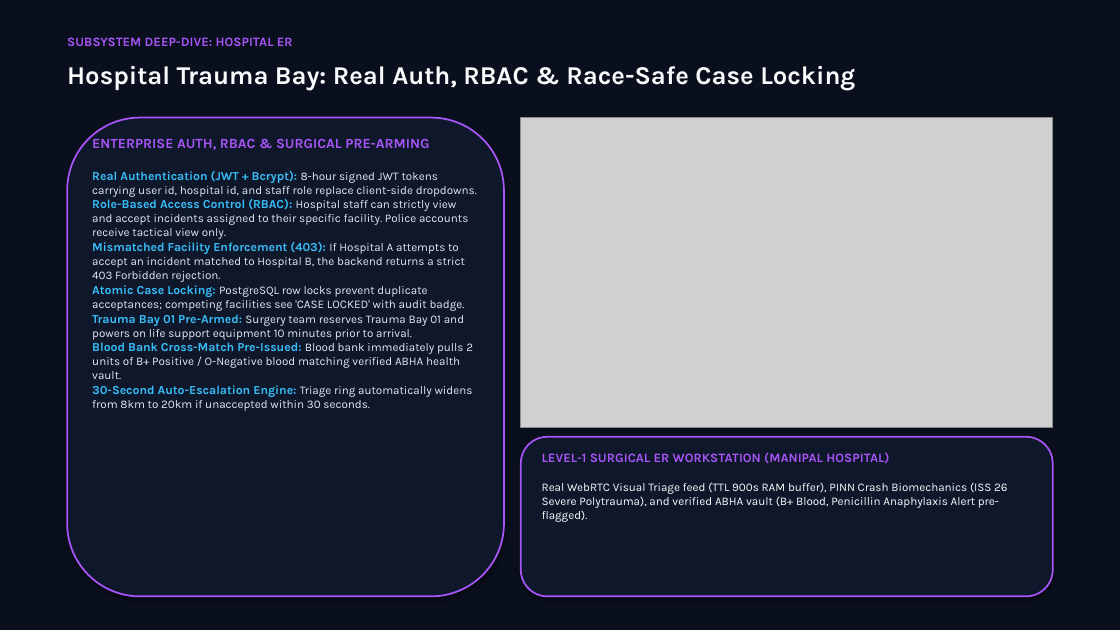
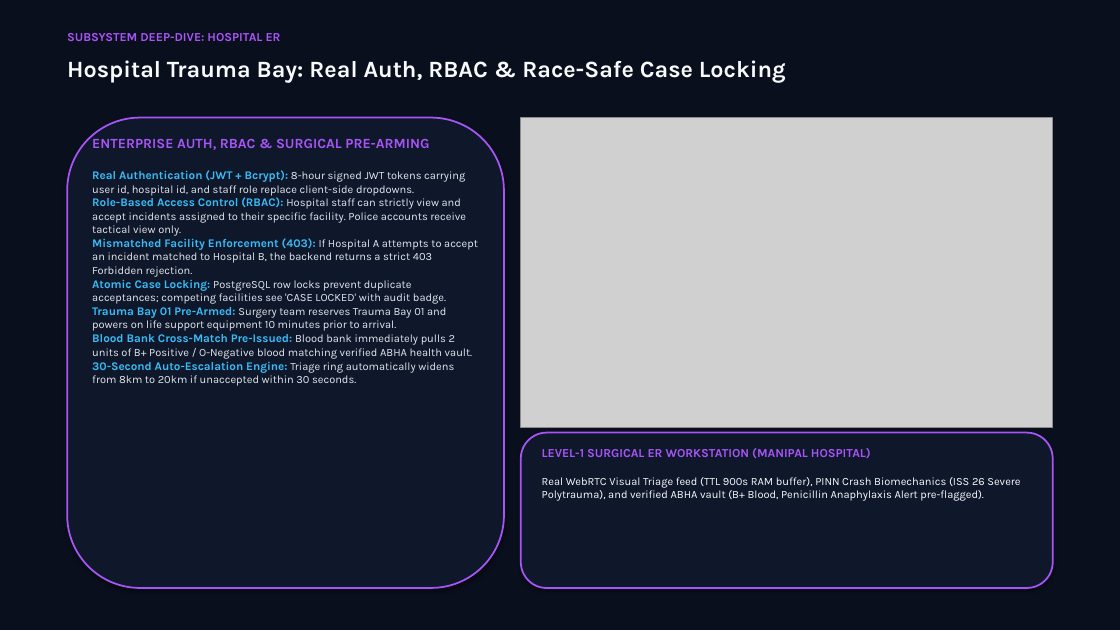
Before and after one commit to StevinJoseph22/Rakshak-AI, a slide deck: slide 12 of Vikist Blueprint/2. PITCH FILES/Rakshak_AI_Master_Presentation.pptx (slide 10 before the commit). Drawn at 1120x630 pixels with LibreOffice and Linux fonts; fonts in the diff are those of the drawing; grey boxes stand for pictures. Boxes give left, top, right and bottom in pixels: in the first picture for what was removed or moved away, otherwise in the second. Text is boxed around its words. In the diff, an @@ line names an element or a change of style, - is before the commit and + after.

```diff
--- a/Vikist Blueprint/2. PITCH FILES/Rakshak_AI_Master_Presentation.pptx
+++ b/Vikist Blueprint/2. PITCH FILES/Rakshak_AI_Master_Presentation.pptx
@@ text "SUBSYSTEM DEEP-DIVE: HOSPITAL ER" at bbox=[67, 33, 281, 41]: size 11 to 10.5 pt @@
@@ text "Hospital Trauma Bay: Real Auth, ..." at bbox=[67, 60, 786, 83]: size 22 to 20 pt @@
@@ rounded rectangle: place and size @@
-rounded rectangle at bbox=[67, 118, 504, 597]
+rounded rectangle at bbox=[67, 118, 504, 588]
@@ text at bbox=[92, 170, 478, 386]: size 10.5 to 10 pt in "Real Authentication (JWT + Bcrypt):", "Role-Based Access Control (RBAC):", "Mismatched Facility Enforcement (403):", "Atomic Case Locking:" and 3 more places; size 10 to 9.5 pt in "8-hour signed JWT tokens carrying user id, ...", "Hospital staff can strictly view and accept ...", "If Hospital A attempts to accept an ...", "PostgreSQL row locks prevent duplicate acceptances; competin ..." and 3 more places @@
@@ rounded rectangle: place and size @@
-rounded rectangle at bbox=[521, 437, 1053, 597]
+rounded rectangle at bbox=[521, 433, 1053, 588]
@@ text "LEVEL-1 SURGICAL ER WORKSTATION (MANIPAL ..." at bbox=[542, 448, 1020, 501]: size 11 to 10.5 pt in "LEVEL-1 SURGICAL ER WORKSTATION (MANIPAL HOSPITAL)"; size 10 to 9.5 pt in "Real WebRTC Visual Triage feed (TTL 900s ..." @@
```
Also in this commit, not shown: 15 other slides changed, 4 slides added, 2 slides removed, 8 other files.
